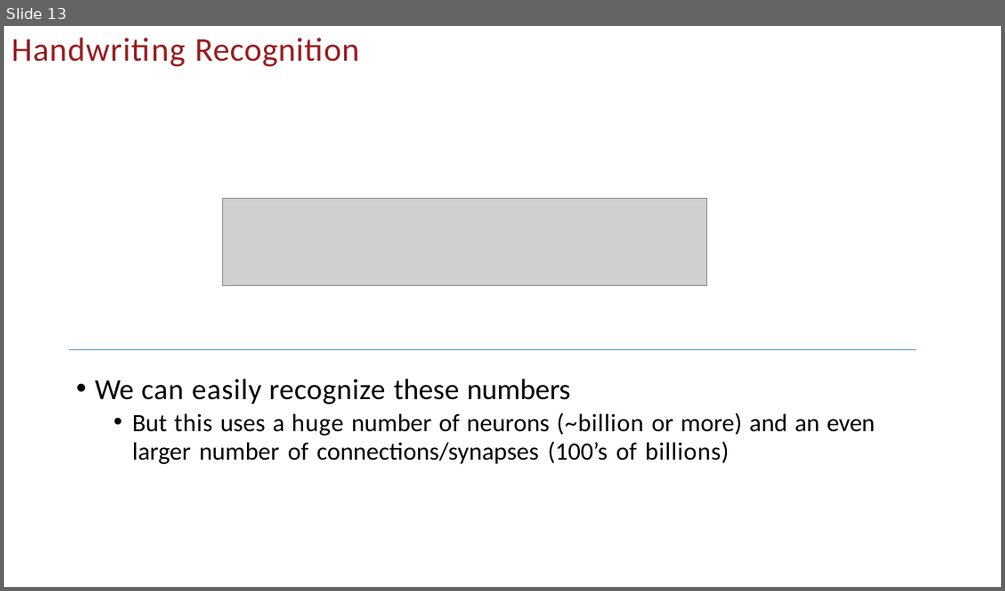
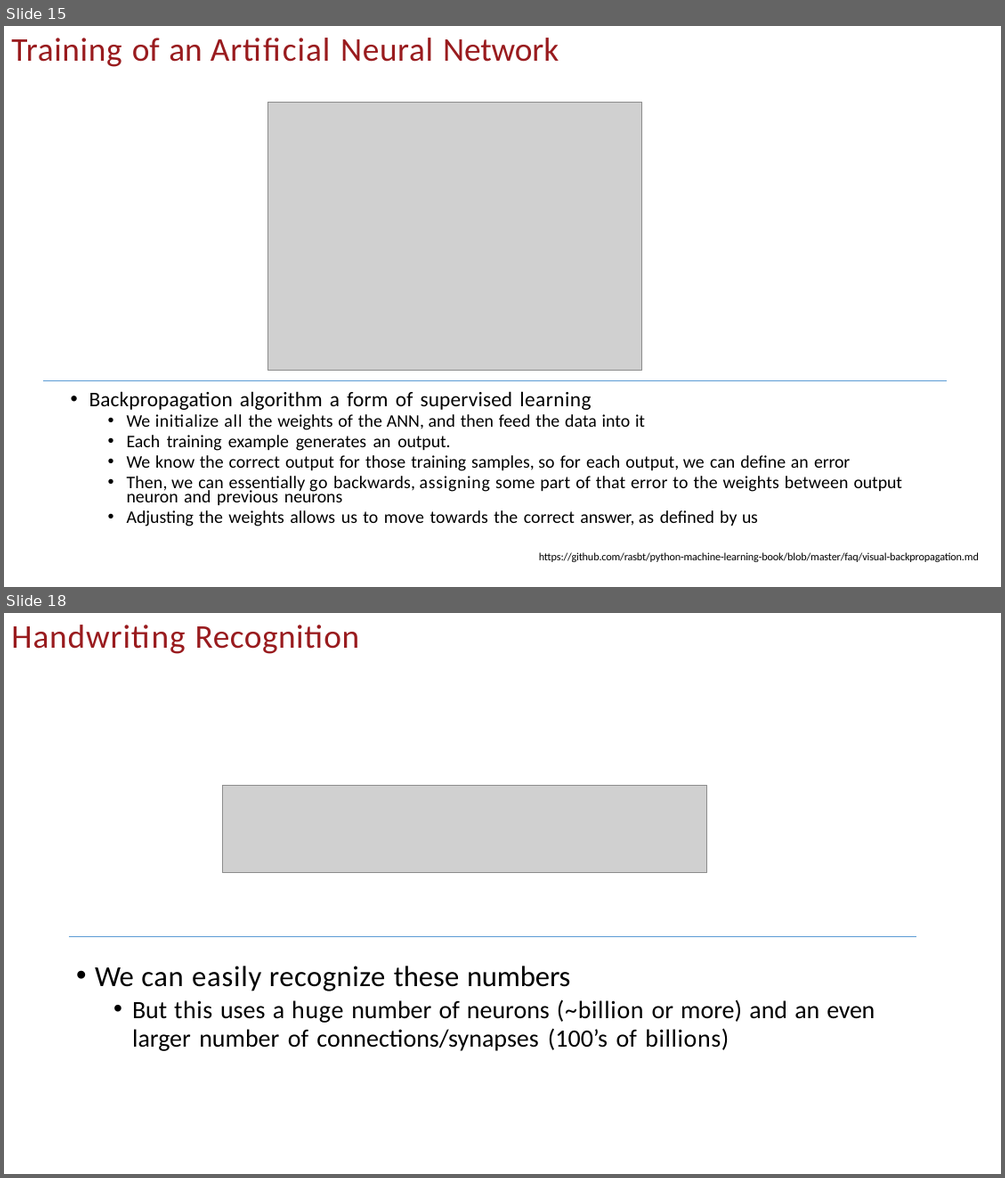
Before and after one commit to uscee105/ee105, a slide deck: assets/module-4-ml/mod-4-lecture-19-20-nn.pptx. Shown one above the other, each under a label of ours: slide 13 before the commit, slides 15 and 18 after it; the slides between them are not shown. The pictures are 1005x591 and 1005x1178 pixels, drawn with LibreOffice and Linux fonts; fonts in the diff are those of the drawing; grey boxes stand for pictures; background and template pictures are left out. Boxes give left, top, right and bottom in pixels: in the first picture for what was removed or moved away, otherwise in the second. Text is boxed around its words. In the diff, an @@ line names an element or a change of style, - is before the commit and + after.

```diff
--- a/assets/module-4-ml/mod-4-lecture-19-20-nn.pptx
+++ b/assets/module-4-ml/mod-4-lecture-19-20-nn.pptx
@@ slide 15 added at (4, 26, 1001, 587), background #FFFFFF @@
@@ title added at (11, 38, 558, 67), 32 pt, text #991B1E @@
+Training of an Artificial Neural Network
@@ picture added at (268, 103, 642, 370) @@
@@ freeform shape added at (43, 380, 947, 380), outline #5B9BD4 0.5 pt @@
@@ text added at (89, 391, 850, 471), 17 pt, text #000000 @@
+• Backpropagation algorithm a form of supervised learning
+  • We initialize all the weights of the ANN, and then feed the data into it
+  • Each training example generates an output.
+  • We know the correct output for those training samples, so for each output, we can define an error
@@ text added at (127, 475, 902, 492), 17 pt, text #000000 @@
+• Then, we can essentially go backwards, assigning some part of that error to the weights between output
@@ text added at (127, 487, 758, 526), 17 pt, text #000000 @@
+neuron and previous neurons
+• Adjusting the weights allows us to move towards the correct answer, as defined by us
@@ text added at (539, 552, 979, 562), 10.5 pt, text #000000 @@
+https://github.com/rasbt/python-machine-learning-book/blob/master/faq/visual-backpropagation.md
@@ what was slide 13 is now slide 18 @@
```
Also in this commit, not shown: 4 other slides added, 2 other files.
